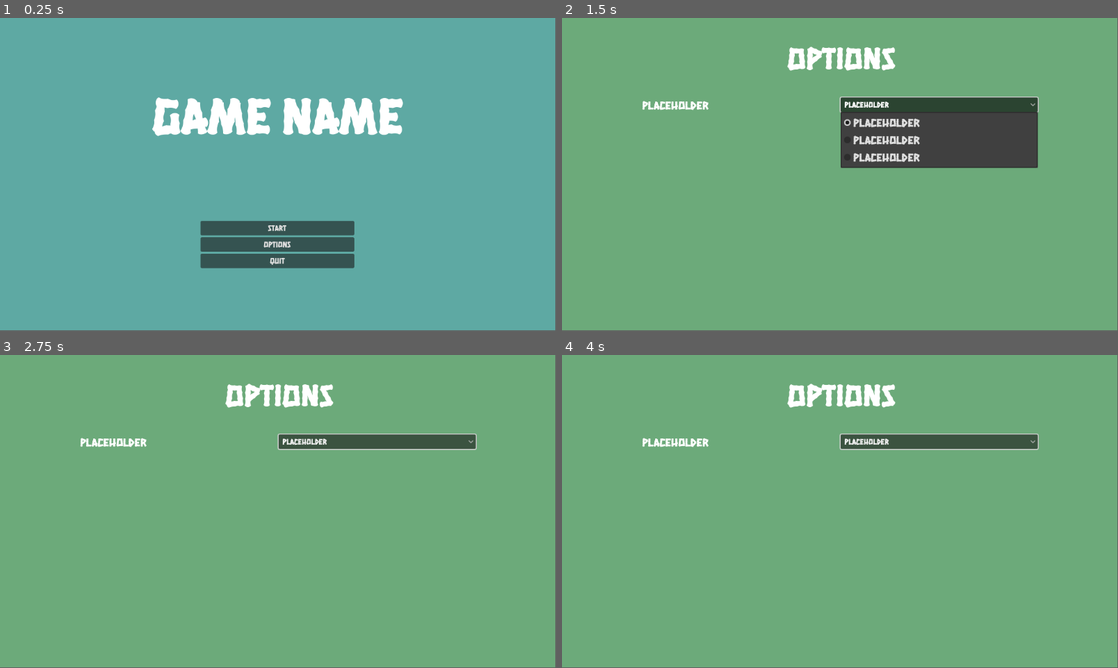
Above: before the commit, frames 1-4 (two rows, left to right).
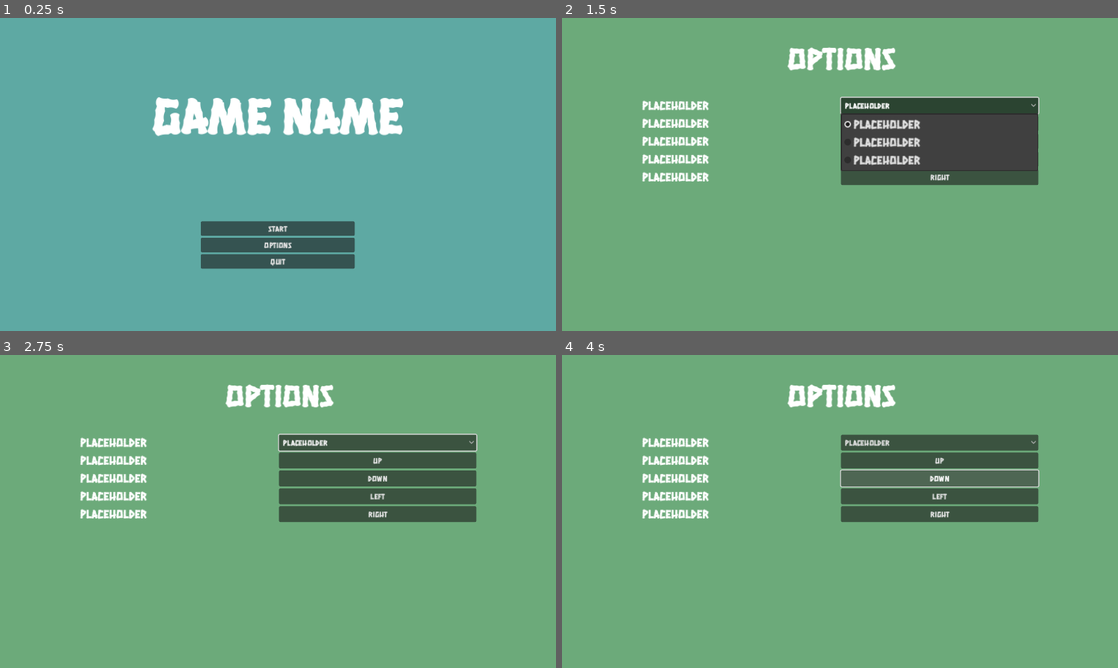
Above: after the commit, the same moments.

Repository: kprsandilya/c3-game
Game: Godot game, scene res://Menu.tscn
Same seed, same stepped clock (60 frames per second), same inputs: the game is played once before the commit and once after it.
Inputs (mouse positions are in pixels of both pictures, inside the frame that each line leads up to):
- Up to frame 1 (0.25 s): no input
- Up to frame 2 (1.5 s): click "OPTIONS" at 0.5 s; click "Placeholder" at 1.25 s
- Up to frame 3 (2.75 s): click (378, 461) at 2 s, where only the run after the commit has a clickable "Up"
- Up to frame 4 (4 s): click (940, 477) at 2.75 s, where only the run after the commit has a clickable "Down"; click (940, 477) at 3.5 s, where only the run after the commit has a clickable "<press a key>"
In our replay, the window is 799x449 before the commit and 800x450 after it. These sizes can differ from the game's own. Grey fills any space a smaller window leaves; there, only what the larger window draws over its background counts as a difference.

The runs differ from the first frame. In frame 1, 1.2% of the frame differs, in the area x 27-73%, y 25-81%; in frame 2, 4.7%; in frame 3, 9.3%; in frame 4, 9.5%, in the area x 14-86%, y 9-54%.

Commit message:
Added options, screen resizing

Diff:
--- /dev/null
+++ b/godot-game/Key Persistence.gd
@@ -0,0 +1,42 @@
+# This is an autoload (singleton) which will save
+# the key maps in a simple way through a dictionary.
+extends Node
+
+const keymaps_path = "user://keymaps.dat"
+var keymaps: Dictionary
+
+
+func _ready() -> void:
+	# First we create the keymap dictionary on startup with all
+	# the keymap actions we have.
+	for action in InputMap.get_actions():
+		if InputMap.action_get_events(action).size() != 0:
+			keymaps[action] = InputMap.action_get_events(action)[0]
+	load_keymap()
+
+
+func load_keymap() -> void:
+	if not FileAccess.file_exists(keymaps_path):
+		save_keymap() # There is no save file yet, so let's create one.
+		return
+	var file = FileAccess.open(keymaps_path, FileAccess.READ)
+	var temp_keymap = file.get_var(true) as Dictionary
+	file.close()
+	# We don't just replace the keymaps dictionary, because if you
+	# updated your game and removed/added keymaps, the data of this
+	# save file may have invalid actions. So we check one by one to
+	# make sure that the keymap dictionary really has all current actions.
+	for action in keymaps.keys():
+		if temp_keymap.has(action):
+			keymaps[action] = temp_keymap[action]
+			# Whilst setting the keymap dictionary, we also set the
+			# correct InputMap event
+			InputMap.action_erase_events(action)
+			InputMap.action_add_event(action, keymaps[action])
+
+
+func save_keymap() -> void:
+	# For saving the keymap, we just save the entire dictionary as a var.
+	var file := FileAccess.open(keymaps_path, FileAccess.WRITE)
+	file.store_var(keymaps, true)
+	file.close()
--- a/godot-game/Option.tscn
+++ b/godot-game/Option.tscn
@@ -1,6 +1,7 @@
-[gd_scene load_steps=3 format=3 uid="uid://bnihq2lqqv0cd"]
+[gd_scene load_steps=4 format=3 uid="uid://bnihq2lqqv0cd"]
 
 [ext_resource type="Script" path="res://option.gd" id="1_7yjx3"]
+[ext_resource type="Script" path="res://Remap.gd" id="2_2nsca"]
 
 [sub_resource type="StyleBoxFlat" id="StyleBoxFlat_r2xsh"]
 bg_color = Color(0.423845, 0.66695, 0.4791, 1)
@@ -40,7 +41,7 @@
 text = "[center][font_size=64]OPTIONS[/font_size][/center]"
 metadata/_edit_use_anchors_ = true
 
-[node name="HBoxContainer" type="HBoxContainer" parent="."]
+[node name="HBoxContainer" type="VBoxContainer" parent="."]
 layout_mode = 1
 anchors_preset = 8
 anchor_left = 0.5
@@ -54,22 +55,20 @@
 grow_horizontal = 2
 grow_vertical = 2
 
-[node name="Names" type="VBoxContainer" parent="HBoxContainer"]
+[node name="Names" type="HBoxContainer" parent="HBoxContainer"]
 layout_mode = 2
 size_flags_horizontal = 3
 
-[node name="RichTextLabel" type="RichTextLabel" parent="HBoxContainer/Names"]
+[node name="RichTextLabel2" type="RichTextLabel" parent="HBoxContainer/Names"]
 layout_mode = 2
+size_flags_horizontal = 3
 bbcode_enabled = true
 text = "[font_size=24]Placeholder[/font_size]"
 fit_content = true
 
-[node name="Settings" type="VBoxContainer" parent="HBoxContainer"]
+[node name="Option" type="OptionButton" parent="HBoxContainer/Names"]
 layout_mode = 2
 size_flags_horizontal = 3
-
-[node name="Option" type="OptionButton" parent="HBoxContainer/Settings"]
-layout_mode = 2
 item_count = 3
 popup/item_0/text = "Placeholder"
 popup/item_1/text = "Placeholder"
@@ -77,4 +76,76 @@
 popup/item_2/text = "Placeholder"
 popup/item_2/id = 2
 
-[connection signal="item_selected" from="HBoxContainer/Settings/Option" to="." method="_on_option_item_selected"]
+[node name="Settings" type="HBoxContainer" parent="HBoxContainer"]
+layout_mode = 2
+size_flags_horizontal = 3
+
+[node name="RichTextLabel2" type="RichTextLabel" parent="HBoxContainer/Settings"]
+layout_mode = 2
+size_flags_horizontal = 3
+bbcode_enabled = true
+text = "[font_size=24]Placeholder[/font_size]"
+fit_content = true
+
+[node name="Button" type="Button" parent="HBoxContainer/Settings"]
+layout_mode = 2
+size_flags_horizontal = 3
+toggle_mode = true
+script = ExtResource("2_2nsca")
+
+[node name="HBoxContainer" type="HBoxContainer" parent="HBoxContainer"]
+layout_mode = 2
+
+[node name="RichTextLabel3" type="RichTextLabel" parent="HBoxContainer/HBoxContainer"]
+layout_mode = 2
+size_flags_horizontal = 3
+bbcode_enabled = true
+text = "[font_size=24]Placeholder[/font_size]"
+fit_content = true
+
+[node name="Button2" type="Button" parent="HBoxContainer/HBoxContainer"]
+layout_mode = 2
+size_flags_horizontal = 3
+toggle_mode = true
+script = ExtResource("2_2nsca")
+action = "ui_down"
+
+[node name="HBoxContainer2" type="HBoxContainer" parent="HBoxContainer"]
+layout_mode = 2
+
+[node name="RichTextLabel4" type="RichTextLabel" parent="HBoxContainer/HBoxContainer2"]
+layout_mode = 2
+size_flags_horizontal = 3
+bbcode_enabled = true
+text = "[font_size=24]Placeholder[/font_size]"
+fit_content = true
+
+[node name="Button3" type="Button" parent="HBoxContainer/HBoxContainer2"]
+layout_mode = 2
+size_flags_horizontal = 3
+toggle_mode = true
+script = ExtResource("2_2nsca")
+action = "ui_left"
+
+[node name="HBoxContainer3" type="HBoxContainer" parent="HBoxContainer"]
+layout_mode = 2
+
+[node name="RichTextLabel4" type="RichTextLabel" parent="HBoxContainer/HBoxContainer3"]
+layout_mode = 2
+size_flags_horizontal = 3
+bbcode_enabled = true
+text = "[font_size=24]Placeholder[/font_size]"
+fit_content = true
+
+[node name="Button3" type="Button" parent="HBoxContainer/HBoxContainer3"]
+layout_mode = 2
+size_flags_horizontal = 3
+toggle_mode = true
+script = ExtResource("2_2nsca")
+action = "ui_right"
+
+[connection signal="item_selected" from="HBoxContainer/Names/Option" to="." method="_on_option_item_selected"]
+[connection signal="toggled" from="HBoxContainer/Settings/Button" to="HBoxContainer/Settings/Button" method="_toggled"]
+[connection signal="toggled" from="HBoxContainer/HBoxContainer/Button2" to="HBoxContainer/HBoxContainer/Button2" method="_toggled"]
+[connection signal="toggled" from="HBoxContainer/HBoxContainer2/Button3" to="HBoxContainer/HBoxContainer2/Button3" method="_toggled"]
+[connection signal="toggled" from="HBoxContainer/HBoxContainer3/Button3" to="HBoxContainer/HBoxContainer3/Button3" method="_toggled"]
--- /dev/null
+++ b/godot-game/Remap.gd
@@ -0,0 +1,40 @@
+extends Button
+
+@export var action: String = "ui_up"
+
+func _ready():
+	assert(InputMap.has_action(action))
+	set_process_unhandled_key_input(false)
+	display_current_key()
+
+
+func _toggled(is_button_pressed):
+	print(is_button_pressed)
+	set_process_unhandled_key_input(is_button_pressed)
+	if is_button_pressed:
+		text = "<press a key>"
+		release_focus()
+	else:
+		display_current_key()
+
+
+func _unhandled_key_input(event):
+	# Note that you can use the _input callback instead, especially if
+	# you want to work with gamepads.
+	remap_action_to(event)
+	button_pressed = false
+
+
+func remap_action_to(event):
+	# We first change the event in this game instance.
+	InputMap.action_erase_events(action)
+	InputMap.action_add_event(action, event)
+	# And then save it to the keymaps file
+	KeyPersistence.keymaps[action] = event
+	KeyPersistence.save_keymap()
+	text = event.as_text()
+
+
+func display_current_key():
+	var current_key = InputMap.action_get_events(action)[0].as_text()
+	text = current_key
--- a/godot-game/option.gd
+++ b/godot-game/option.gd
@@ -3,8 +3,9 @@
 
 # Called when the node enters the scene tree for the first time.
 func _ready() -> void:
-	$HBoxContainer/Settings/Option.get_popup().add_theme_font_size_override("font_size", 24)
-	$HBoxContainer/Settings/Option.selected = 0
+	var dropdown = $HBoxContainer/Names/Option
+	dropdown.get_popup().add_theme_font_size_override("font_size", 24)
+	dropdown.selected = 0
 	pass # Replace with function body.
 
 # Called every frame. 'delta' is the elapsed time since the previous frame.
--- a/godot-game/project.godot
+++ b/godot-game/project.godot
@@ -14,6 +14,14 @@
 run/main_scene="res://Menu.tscn"
 config/features=PackedStringArray("4.3", "Forward Plus")
 config/icon="res://icon.svg"
+
+[autoload]
+
+KeyPersistence="*res://Key Persistence.gd"
+
+[display]
+
+window/stretch/mode="canvas_items"
 
 [gui]
 
